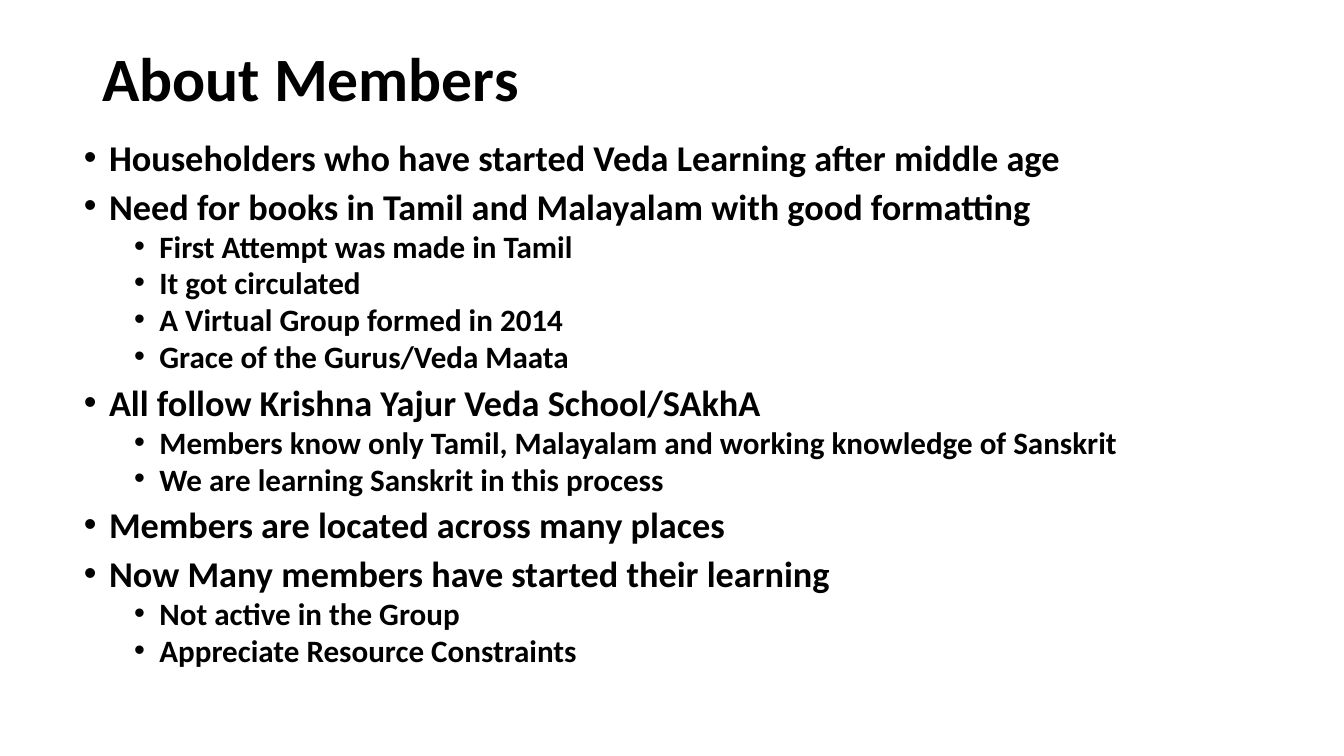
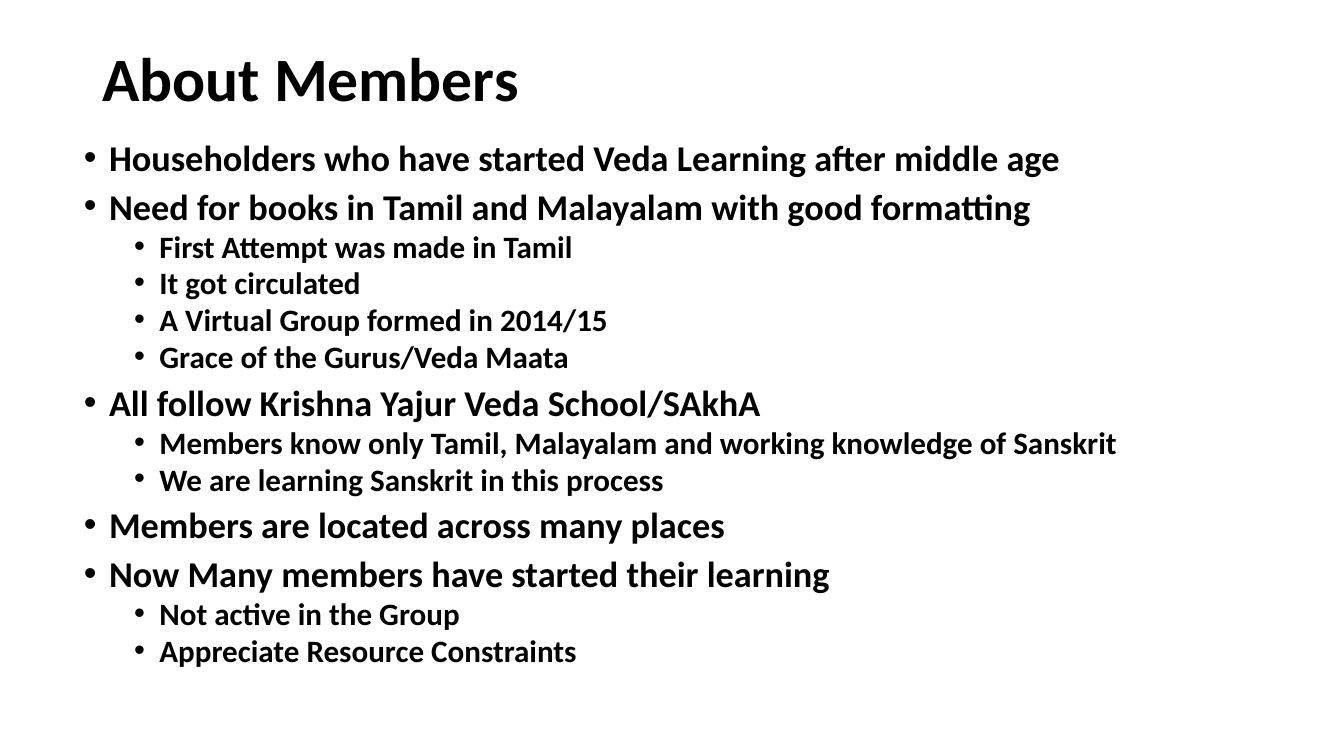
Before and after one commit to KYVeda/texts, a slide deck: slide 2 of Veda Lectures/Veda VMS Introduction.pptx. Drawn at 1344x756 pixels with LibreOffice and Linux fonts; fonts in the diff are those of the drawing. Boxes give left, top, right and bottom in pixels: in the first picture for what was removed or moved away, otherwise in the second. Text is boxed around its words. In the diff, an @@ line names an element or a change of style, - is before the commit and + after.

```diff
--- a/Veda Lectures/Veda VMS Introduction.pptx
+++ b/Veda Lectures/Veda VMS Introduction.pptx
@@ text at (159,309,608,336): text changed @@
-  • A Virtual Group formed in 2014
+  • A Virtual Group formed in 2014/15
```
Also in this commit, not shown: 4 other slides changed, 8 other files.
